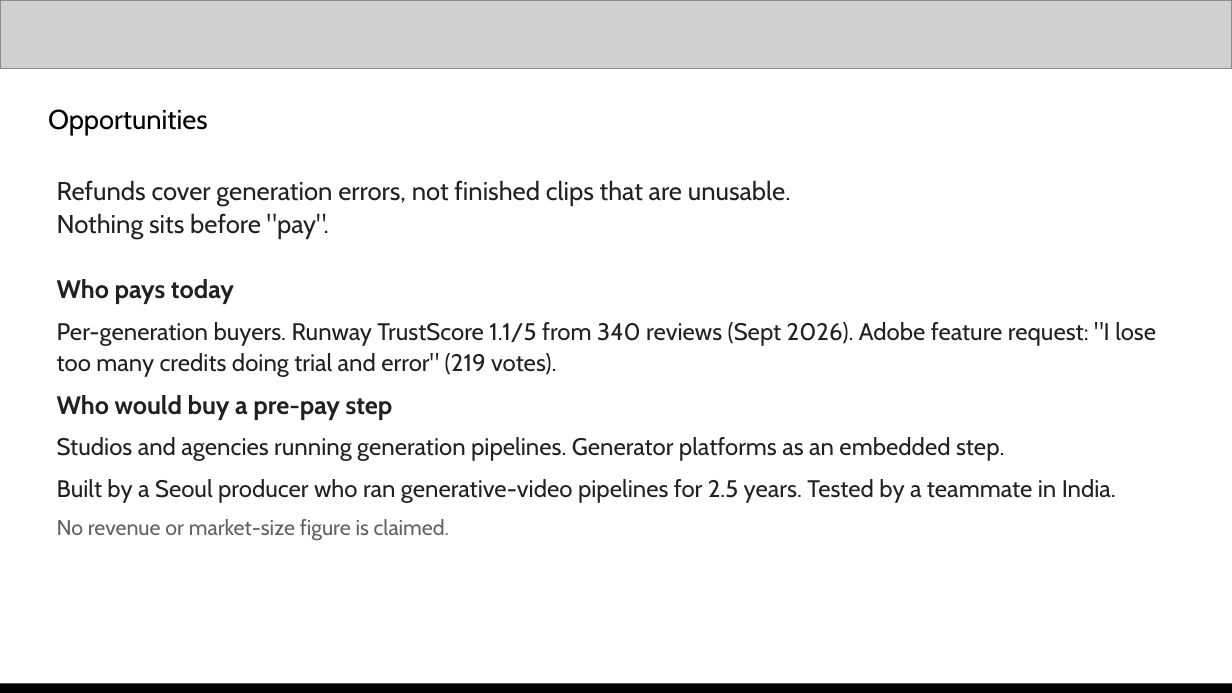
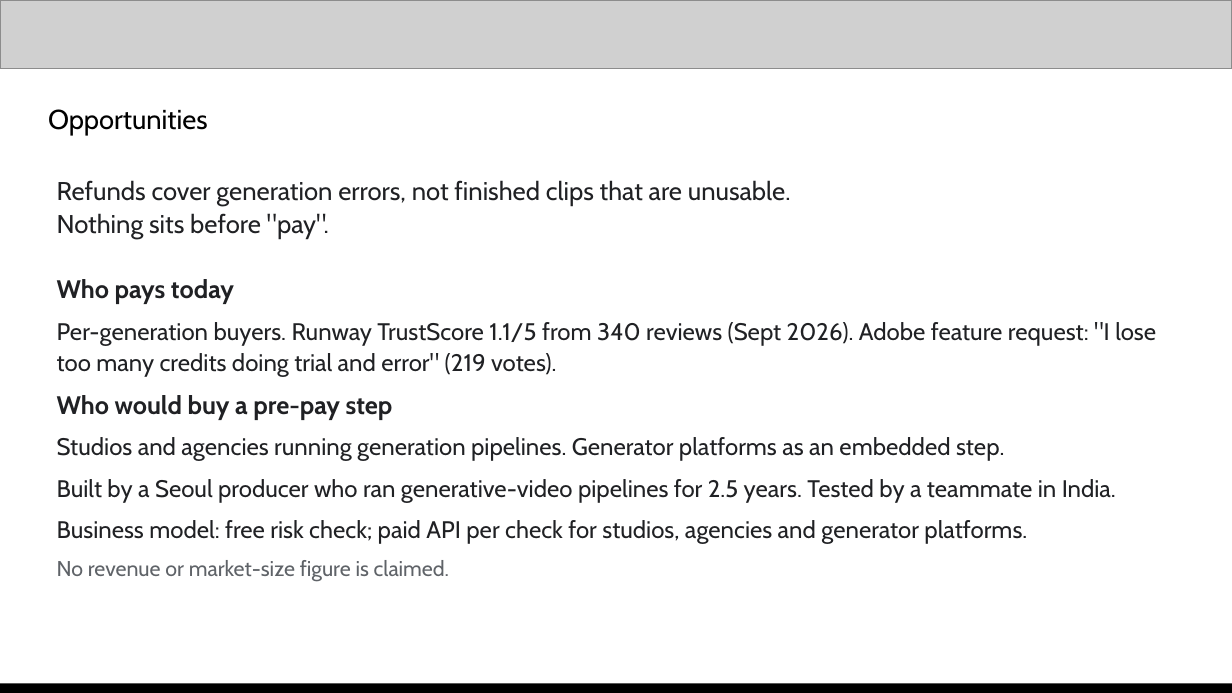
Before and after one commit to testofschool/preflight, a slide deck: slide 3 of docs/Preflight_pitch_deck.pptx. Drawn at 1232x693 pixels with LibreOffice and Linux fonts; fonts in the diff are those of the drawing; grey boxes stand for pictures. Boxes give left, top, right and bottom in pixels: in the first picture for what was removed or moved away, otherwise in the second. Text is boxed around its words. In the diff, an @@ line names an element or a change of style, - is before the commit and + after.

```diff
--- a/docs/Preflight_pitch_deck.pptx
+++ b/docs/Preflight_pitch_deck.pptx
@@ text at box(57, 520, 1027, 544): paragraph added @@
+Business model: free risk check; paid API per check for studios, agencies and generator platforms.
```
Also in this commit, not shown: 2 other slides changed, 3 other files.
